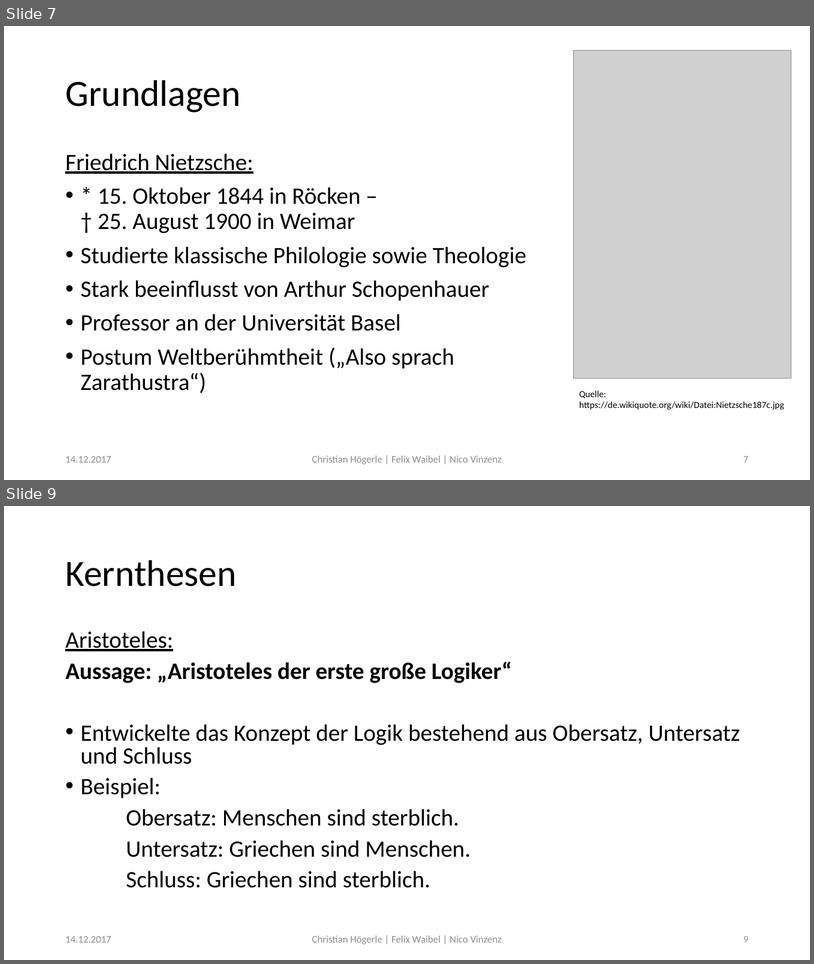
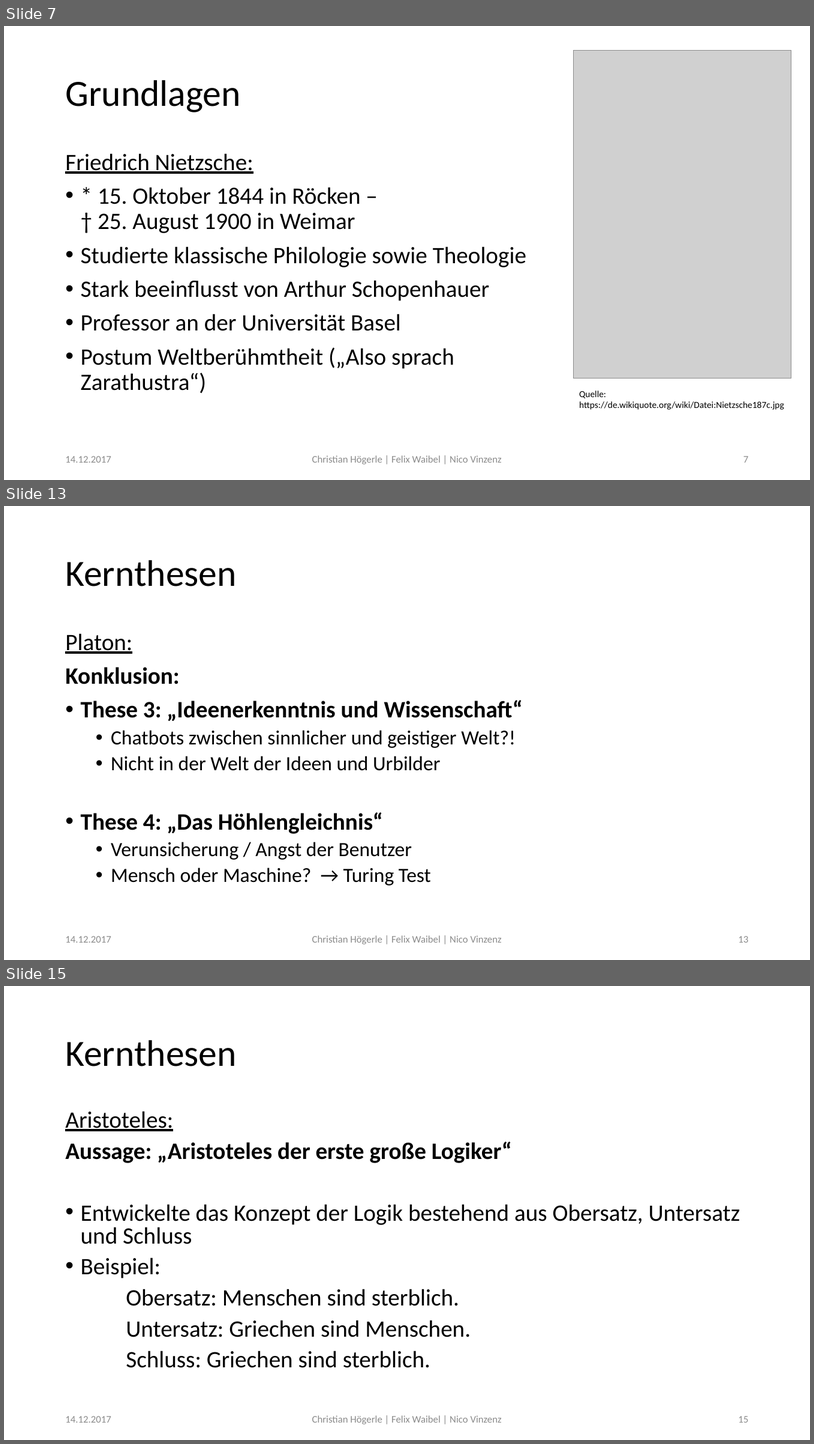
Before and after one commit to Fewa93/Berufsethik, a slide deck: Präsentation/Berufsethik.pptx. Shown one above the other, each under a label of ours: slides 7 and 9 before the commit, slides 7, 13 and 15 after it; the slides between them are not shown. The pictures are 814x964 and 814x1444 pixels, drawn with LibreOffice and Linux fonts; fonts in the diff are those of the drawing; grey boxes stand for pictures. Boxes give left, top, right and bottom in pixels: in the first picture for what was removed or moved away, otherwise in the second. Text is boxed around its words. In the diff, an @@ line names an element or a change of style, - is before the commit and + after.

Commit message:
Präse: Platon, Abwägung und Fazit

```diff
--- a/Präsentation/Berufsethik.pptx
+++ b/Präsentation/Berufsethik.pptx
@@ slide 13 added at <box>4,506,810,960</box>, background #FFFFFF @@
@@ title added at <box>65,560,236,586</box>, 44 pt, text #000000 @@
+Kernthesen
@@ text added at <box>65,633,523,885</box>, 24 pt, text #000000 @@
+Platon:
+Konklusion:
+• These 3: „Ideenerkenntnis und Wissenschaft“
+  • Chatbots zwischen sinnlicher und geistiger Welt?!
+  • Nicht in der Welt der Ideen und Urbilder
+• These 4: „Das Höhlengleichnis“
+  • Verunsicherung / Angst der Benutzer
+  • Mensch oder Maschine? → Turing Test
@@ text added at <box>65,936,111,942</box>, 12 pt, text #8C8C8C @@
+14.12.2017
@@ text added at <box>312,935,502,944</box>, 12 pt, text #8C8C8C @@
+Christian Högerle | Felix Waibel | Nico Vinzenz
@@ page number added at <box>738,936,749,942</box>, 12 pt, text #8C8C8C @@
+13
@@ what was slide 9 is now slide 15 @@
@@ page number at <box>738,1416,749,1422</box>: text changed @@
-9
+15
```
Also in this commit, not shown: 3 slides changed, 6 other slides added, 13 other files.
